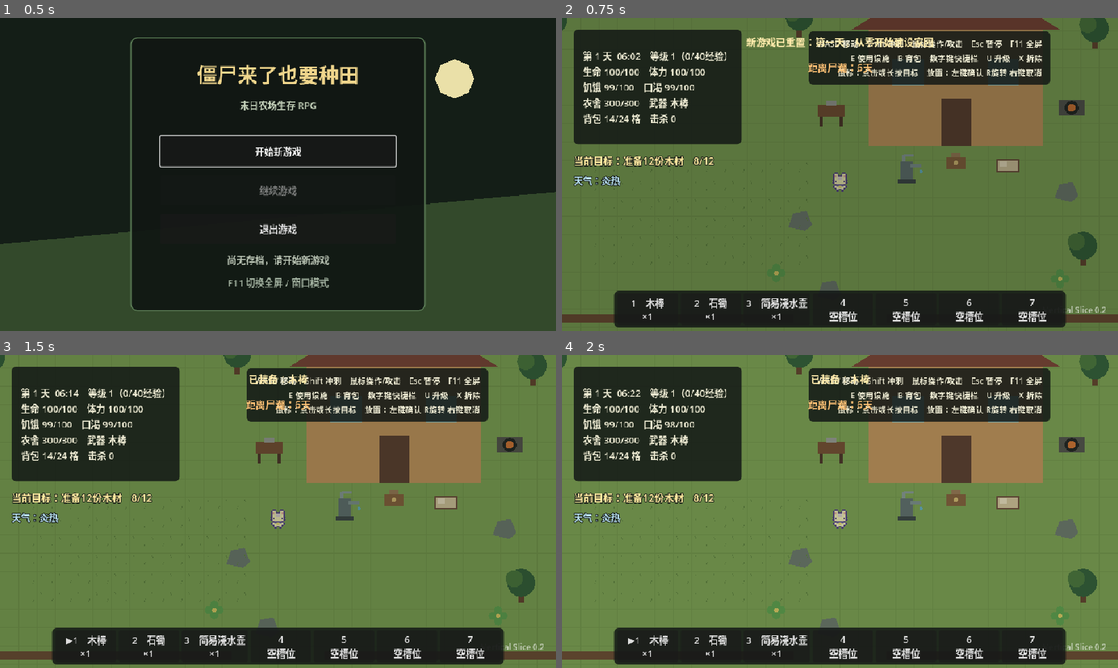
Above: before the commit, frames 1-4 (two rows, left to right).
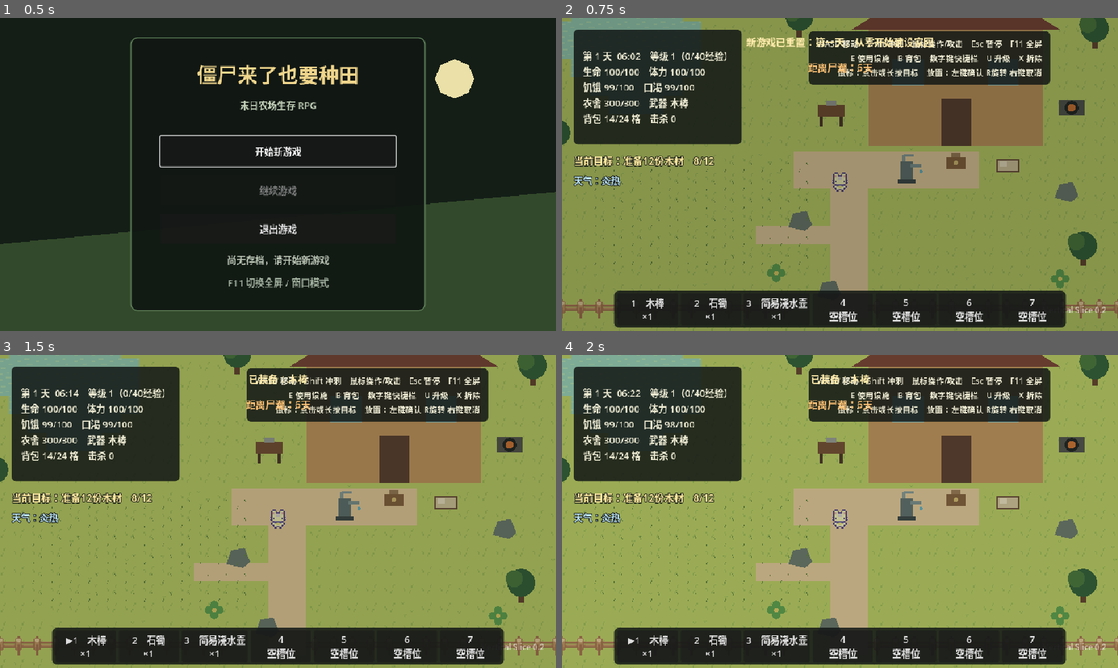
Above: after the commit, the same moments.

Repository: fanfanhappy/zombie-farm-survival
Game: Godot game, scene res://scenes/ui/main_menu.tscn
Same seed, same stepped clock (60 frames per second), same inputs: the game is played once before the commit and once after it.
Inputs:
- Up to frame 1 (0.5 s): no input
- Up to frame 2 (0.75 s): click "开始新游戏" at 0.5 s
- Up to frame 3 (1.5 s): click "1 木棒 ×1" at 1.25 s
- Up to frame 4 (2 s): no input

Frame 1 is identical in both runs. In frame 2, 59% of the frame differs, in the area x 0-100%, y 0-100%; in frame 3, 61%; in frame 4, 61%.

Commit message:
接入瓦片地图并优化家园布局

Diff:
--- a/scenes/game/game_world.tscn
+++ b/scenes/game/game_world.tscn
@@ -13,6 +13,7 @@
 [ext_resource type="Script" uid="uid://ore0wuhwce05" path="res://scripts/systems/weather/weather_system.gd" id="11_weather"]
 [ext_resource type="Script" uid="uid://ceekb058vj7rb" path="res://scripts/systems/building/defense_upgrade_system.gd" id="12_defense_upgrade"]
 [ext_resource type="Texture2D" path="res://assets/art/characters/basic_charakter_spritesheet.png" id="13_player_texture"]
+[ext_resource type="Script" path="res://scripts/world/environment/world_tilemap.gd" id="14_world_tilemap"]
 
 [sub_resource type="CapsuleShape2D" id="CapsuleShape2D_player"]
 
@@ -25,6 +26,9 @@
 
 [node name="Main" type="Node2D" unique_id=1325255420]
 script = ExtResource("1_main")
+
+[node name="WorldTileMap" type="Node2D" parent="."]
+script = ExtResource("14_world_tilemap")
 
 [node name="Darkness" type="CanvasModulate" parent="." unique_id=979342609]
 
--- a/scripts/core/game_controller.gd
+++ b/scripts/core/game_controller.gd
@@ -417,7 +417,7 @@
 
 
 func _spawn_world_objects() -> void:
-	for data in [["wood", Vector2(145, 175)], ["wood", Vector2(1080, 190)], ["wood", Vector2(1060, 565)], ["wood", Vector2(570, 170)], ["stone", Vector2(570, 520)], ["stone", Vector2(1030, 470)], ["stone", Vector2(620, 640)], ["herb", Vector2(530, 610)], ["herb", Vector2(1020, 620)]]:
+	for data in [["wood", Vector2(150, 370)], ["wood", Vector2(1080, 190)], ["wood", Vector2(1060, 565)], ["wood", Vector2(570, 170)], ["stone", Vector2(570, 520)], ["stone", Vector2(1030, 470)], ["stone", Vector2(620, 640)], ["herb", Vector2(530, 610)], ["herb", Vector2(1020, 620)]]:
 		var node := HarvestableResource.new(); node.position = data[1]; add_child(node); node.setup(data[0])
 	for row in 6:
 		for column in 12:
@@ -885,13 +885,8 @@
 
 
 func _draw() -> void:
-	draw_rect(Rect2(0, 0, 1280, 800), Color("#82a85d"))
-	for x in range(0, 1280, 32): draw_line(Vector2(x, 0), Vector2(x, 800), Color("#789d55"), 1.0)
-	for y in range(0, 800, 32): draw_line(Vector2(0, y), Vector2(1280, y), Color("#789d55"), 1.0)
+	# 农舍仍使用原型轮廓，地面、水域、道路和栅栏已交给 WorldTileMap。
 	draw_rect(Rect2(690, 170, 300, 220), Color("#c69b66"))
 	draw_colored_polygon(PackedVector2Array([Vector2(660, 190), Vector2(840, 80), Vector2(1020, 190)]), Color("#7e4a3e"))
 	draw_rect(Rect2(815, 310, 52, 80), Color("#604638"))
 	draw_rect(Rect2(730, 240, 54, 46), Color("#9fd1d5")); draw_rect(Rect2(895, 240, 54, 46), Color("#9fd1d5"))
-	var fence := Color("#71533b")
-	draw_rect(Rect2(110, 105, 1040, 14), fence); draw_rect(Rect2(110, 105, 14, 590), fence)
-	draw_rect(Rect2(1136, 105, 14, 590), fence); draw_rect(Rect2(110, 681, 450, 14), fence); draw_rect(Rect2(720, 681, 430, 14), fence)
--- /dev/null
+++ b/scripts/world/environment/world_tilemap.gd
@@ -0,0 +1,128 @@
+class_name WorldTileMap
+extends Node2D
+
+const TILE_SIZE := Vector2i(16, 16)
+const WORLD_SIZE := Vector2i(41, 26)
+
+const GRASS_TEXTURE := preload("res://assets/art/environment/terrain/terrain_grass_tileset.png")
+const WATER_TEXTURE := preload("res://assets/art/environment/terrain/terrain_water_tileset.png")
+const PATH_TEXTURE := preload("res://assets/art/environment/farming/farm_tilled_dirt_clean_tileset.png")
+const FENCE_TEXTURE := preload("res://assets/art/environment/defenses/defense_fence_tileset.png")
+
+var ground_layer: TileMapLayer
+var water_layer: TileMapLayer
+var path_layer: TileMapLayer
+var fence_layer: TileMapLayer
+
+
+func _ready() -> void:
+	ground_layer = _create_layer("GroundLayer", GRASS_TEXTURE, Vector2i(11, 7), -20)
+	water_layer = _create_layer("WaterLayer", WATER_TEXTURE, Vector2i(4, 1), -19)
+	path_layer = _create_layer("PathLayer", PATH_TEXTURE, Vector2i(11, 7), -18)
+	fence_layer = _create_layer("FenceLayer", FENCE_TEXTURE, Vector2i(4, 4), -2)
+	_build_ground()
+	_build_pond()
+	_build_pond_collision()
+	_build_paths()
+	_build_perimeter_fence()
+
+
+func _create_layer(layer_name: String, texture: Texture2D, atlas_size: Vector2i, layer_z_index: int) -> TileMapLayer:
+	var layer := TileMapLayer.new()
+	layer.name = layer_name
+	# 让瓦片中心与现有32像素交互网格对齐。
+	layer.position = Vector2(-16.0, -16.0)
+	layer.scale = Vector2(2.0, 2.0)
+	layer.z_index = layer_z_index
+	var tiles := TileSet.new()
+	tiles.tile_size = TILE_SIZE
+	var atlas := TileSetAtlasSource.new()
+	atlas.texture = texture
+	atlas.texture_region_size = TILE_SIZE
+	for y in atlas_size.y:
+		for x in atlas_size.x:
+			atlas.create_tile(Vector2i(x, y))
+	tiles.add_source(atlas, 0)
+	layer.tile_set = tiles
+	add_child(layer)
+	return layer
+
+
+func _build_ground() -> void:
+	for y in WORLD_SIZE.y:
+		for x in WORLD_SIZE.x:
+			# 底部一排是可无缝铺设的草地，少量变化避免大面积重复感。
+			var variant: int = absi((x * 17 + y * 31 + x * y * 3) % 23)
+			var atlas_coord := Vector2i(0, 5)
+			if variant == 3:
+				atlas_coord = Vector2i(1, 5)
+			elif variant == 11:
+				atlas_coord = Vector2i(2, 5)
+			ground_layer.set_cell(Vector2i(x, y), 0, atlas_coord)
+
+
+func _build_pond() -> void:
+	# 错落的行宽形成自然水塘轮廓，避开农田与主要建筑动线。
+	var pond_rows := {
+		4: Vector2i(7, 10),
+		5: Vector2i(6, 11),
+		6: Vector2i(5, 12),
+		7: Vector2i(5, 12),
+		8: Vector2i(6, 12),
+		9: Vector2i(7, 11),
+		10: Vector2i(8, 10),
+	}
+	for y in pond_rows:
+		var horizontal_range: Vector2i = pond_rows[y]
+		for x in range(horizontal_range.x, horizontal_range.y + 1):
+			water_layer.set_cell(Vector2i(x, y), 0, Vector2i((x + y) % 4, 0))
+
+
+func _build_pond_collision() -> void:
+	var pond_body := StaticBody2D.new()
+	pond_body.name = "PondCollision"
+	pond_body.collision_layer = 1
+	pond_body.collision_mask = 0
+	add_child(pond_body)
+	var pond_rows := {
+		4: Vector2i(7, 10),
+		5: Vector2i(6, 11),
+		6: Vector2i(5, 12),
+		7: Vector2i(5, 12),
+		8: Vector2i(6, 12),
+		9: Vector2i(7, 11),
+		10: Vector2i(8, 10),
+	}
+	for y in pond_rows:
+		var horizontal_range: Vector2i = pond_rows[y]
+		var collision := CollisionShape2D.new()
+		var shape := RectangleShape2D.new()
+		shape.size = Vector2((horizontal_range.y - horizontal_range.x + 1) * 32.0, 30.0)
+		collision.position = Vector2((horizontal_range.x + horizontal_range.y) * 16.0, y * 32.0)
+		collision.shape = shape
+		pond_body.add_child(collision)
+
+
+func _build_paths() -> void:
+	var path_cells: Dictionary = {}
+	# 从南门通往农舍，再向西分出一条农田支路。
+	for y in range(13, 22):
+		path_cells[Vector2i(20, y)] = true
+		path_cells[Vector2i(21, y)] = true
+	for x in range(18, 28):
+		path_cells[Vector2i(x, 13)] = true
+		path_cells[Vector2i(x, 14)] = true
+	for x in range(16, 21):
+		path_cells[Vector2i(x, 17)] = true
+	for cell in path_cells:
+		path_layer.set_cell(cell, 0, Vector2i(0, 5))
+
+
+func _build_perimeter_fence() -> void:
+	for x in range(4, 36):
+		fence_layer.set_cell(Vector2i(x, 3), 0, Vector2i(2, 1))
+		if x < 18 or x > 21:
+			fence_layer.set_cell(Vector2i(x, 21), 0, Vector2i(2, 1))
+	for y in range(4, 21):
+		fence_layer.set_cell(Vector2i(3, y), 0, Vector2i(0, 2))
+		fence_layer.set_cell(Vector2i(36, y), 0, Vector2i(0, 2))
--- a/scripts/world/farming/farm_plot.gd
+++ b/scripts/world/farming/farm_plot.gd
@@ -2,6 +2,9 @@
 extends Node2D
 
 enum PlotState { EMPTY, TILLED, PLANTED, GROWING, READY }
+
+const TILLED_DIRT_TEXTURE := preload("res://assets/art/environment/farming/farm_tilled_dirt_detailed_tileset.png")
+const TILLED_DIRT_REGION := Rect2(0, 0, 16, 16)
 
 var state := PlotState.EMPTY
 var watered := false
@@ -158,10 +161,9 @@
 		draw_line(Vector2(-7, 8), Vector2(-5, 3), Color("#668b49"), 1.0)
 		draw_line(Vector2(8, -4), Vector2(6, -9), Color("#668b49"), 1.0)
 	elif state == PlotState.TILLED:
-		draw_rect(Rect2(-14, -14, 28, 28), Color("#76523e"))
-		for y in [-8, 0, 8]: draw_line(Vector2(-11, y), Vector2(11, y), Color("#a77b58"), 2.0)
+		draw_texture_rect_region(TILLED_DIRT_TEXTURE, Rect2(-16, -16, 32, 32), TILLED_DIRT_REGION)
 	elif state in [PlotState.PLANTED, PlotState.GROWING, PlotState.READY]:
-		draw_rect(Rect2(-14, -14, 28, 28), Color("#76523e"))
+		draw_texture_rect_region(TILLED_DIRT_TEXTURE, Rect2(-16, -16, 32, 32), TILLED_DIRT_REGION)
 		var size := 4.0 + growth_days * 3.0
 		var leaf_color := Color("#%s" % crop_data.get("leaf_color", "65a653"))
 		var produce_color := Color("#%s" % crop_data.get("produce_color", "d5b061"))
Not shown, added: scripts/world/environment/world_tilemap.gd.uid
